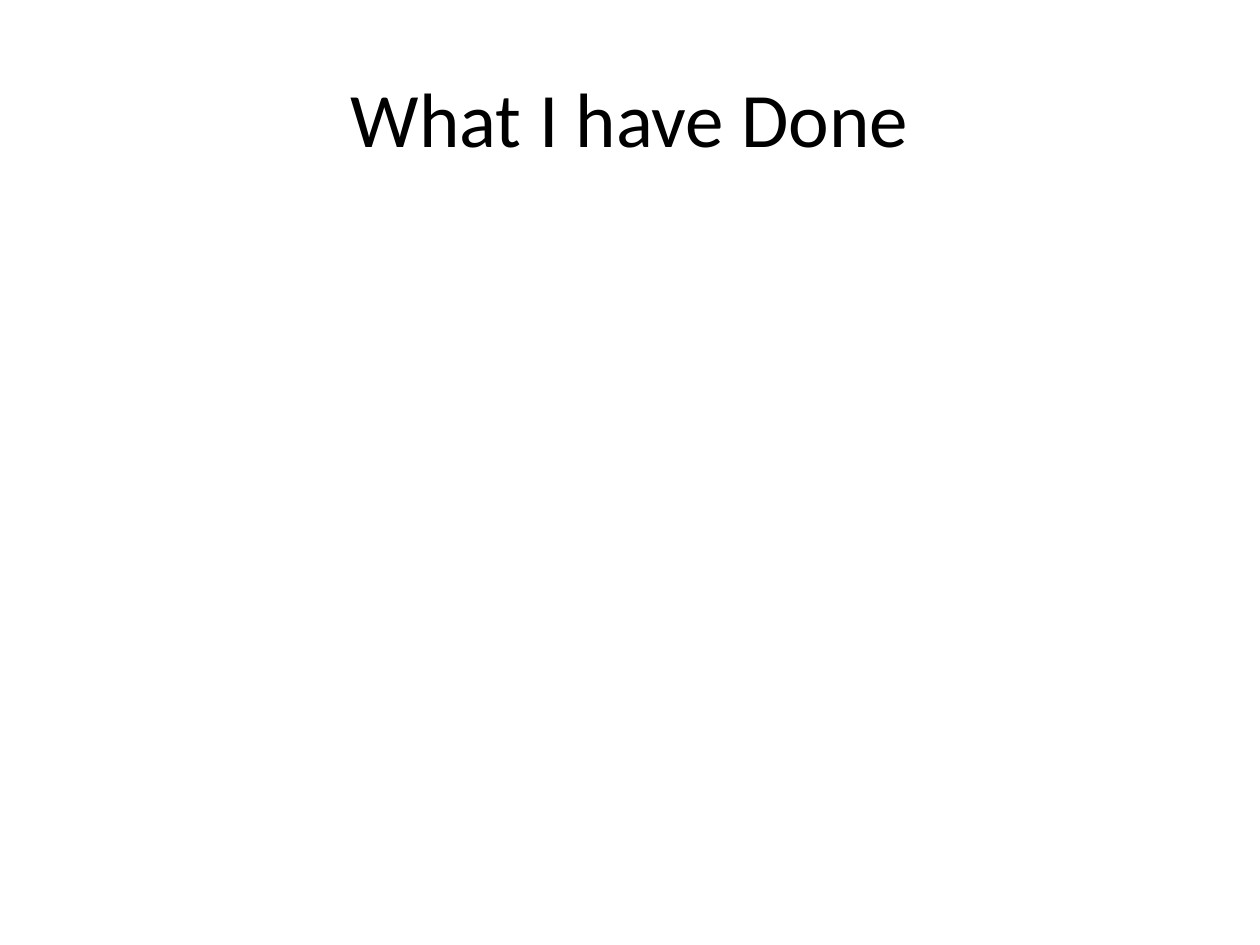
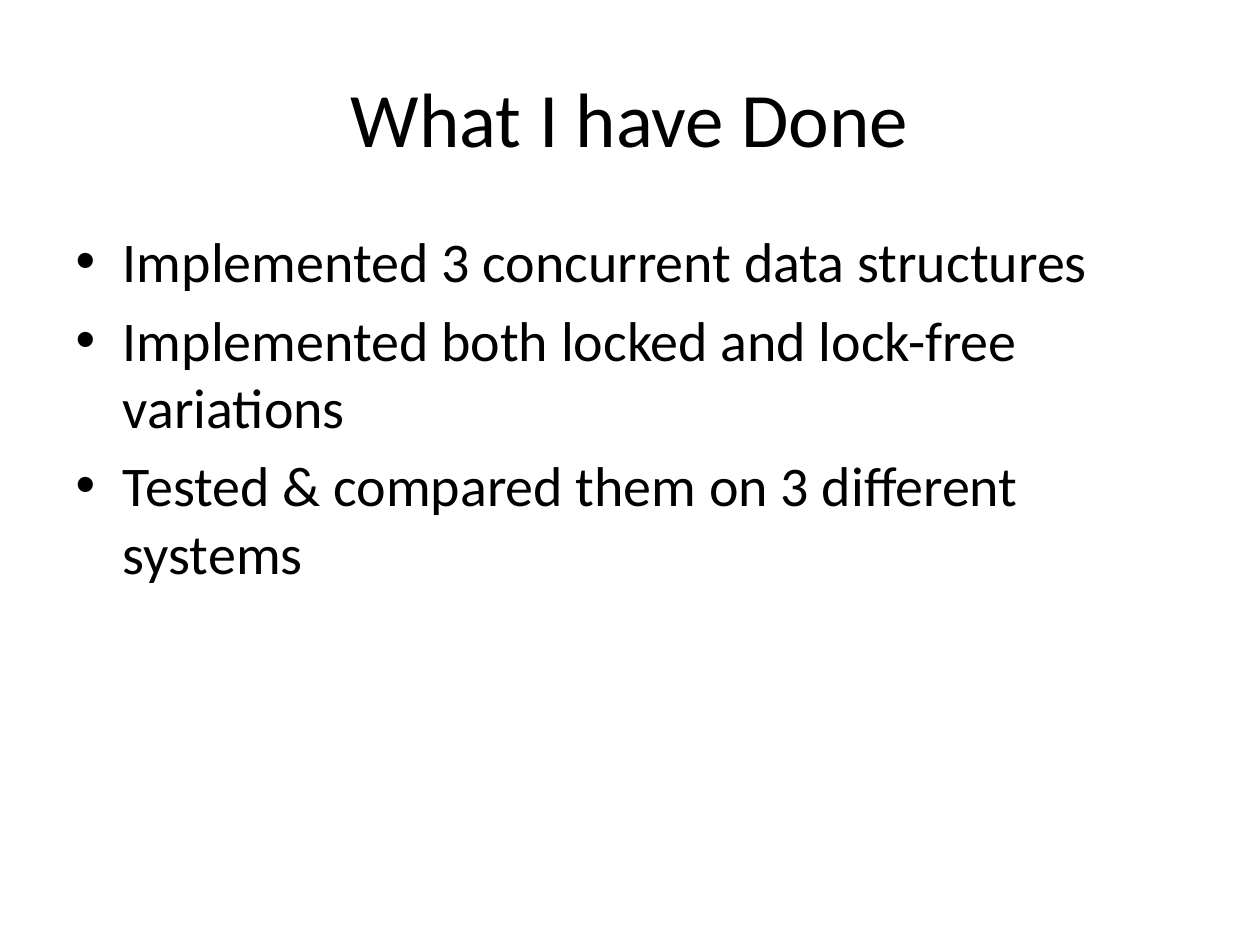
Before and after one commit to gibsonma/FYP, a slide deck: slide 5 of Report/FYP_Presentation.pptx. Drawn at 1260x945 pixels with LibreOffice and Linux fonts; fonts in the diff are those of the drawing. Boxes give left, top, right and bottom in pixels: in the first picture for what was removed or moved away, otherwise in the second. Text is boxed around its words. In the diff, an @@ line names an element or a change of style, - is before the commit and + after.

```diff
--- a/Report/FYP_Presentation.pptx
+++ b/Report/FYP_Presentation.pptx
@@ text added at (123,243,1086,583), 32 pt, text #000000 @@
+• Implemented 3 concurrent data structures
+• Implemented both locked and lock-free variations
+• Tested & compared them on 3 different systems
```
Also in this commit, not shown: 2 other slides changed, 2 slides added, 2 slides removed, 4 other files.
